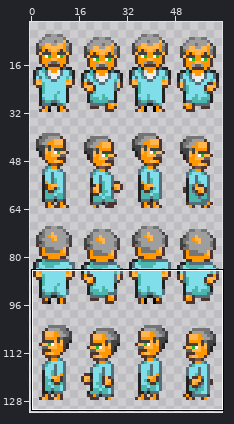
Edited in one commit: sprite sheet (Assets/Sprites/BAGJ_player.png). Above, an overview of the earlier version with the close-up marked.
Close-up. Before:
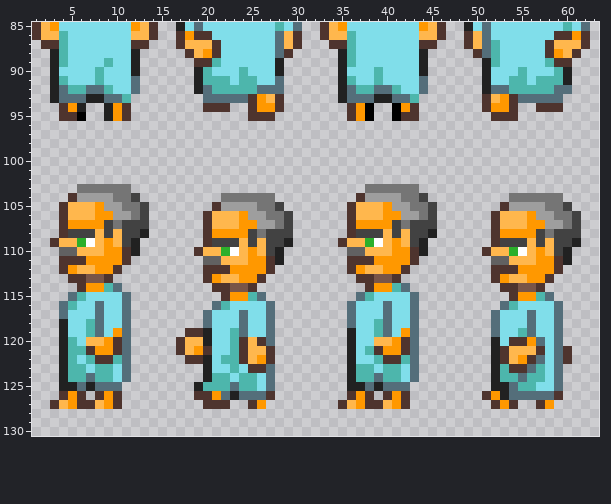
The file is 64x160 pixels. Shown: x 1..63, y 85..130. The wide view leaves out empty margins. The commit also changed other parts of the picture, which this record leaves out.
New version:
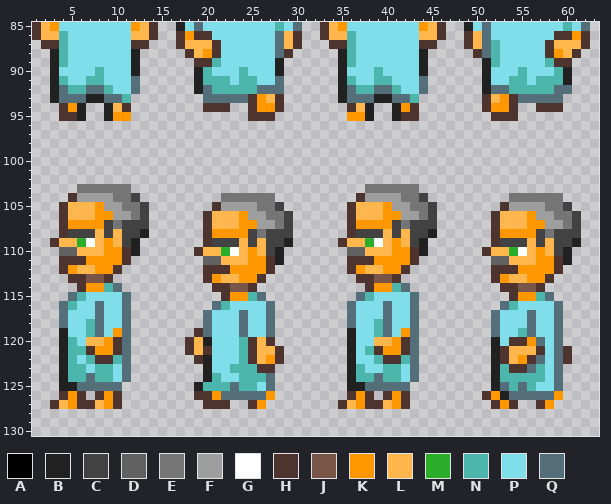
Palette (. is transparent): A #000000  B #212121  C #424242  D #616161  E #757575  F #9e9e9e  G #ffffff  H #4e342e  J #795548  K #ff9800  L #ffb74d  M #2baf2b  N #4db6ac  P #80deea  Q #546e7a
The edit:
y 89: x 9 N -> P
y 91: x 7 P -> N; x 40 P -> N
y 94: x 10 K -> L; x 37..38 KA -> LB; x 41 A -> B
y 95: x 6 A -> B; x 11 H -> K; x 36 H -> K; x 38 A -> B; x 41 A -> B
y 118: x 4 B -> Q
y 119: x 18 H -> .; x 20 B -> Q; x 23 N -> P
y 120: x 17..18 HL -> .H; x 23..27 NHLHQ -> PNHLH
y 121: x 17..19 HLK -> .HL; x 23..25 NHL -> PNH; x 27..28 H. -> LH
y 122: x 18 H -> .; x 22..28 NNHLKH. -> PPNHLKH
y 123: x 24..25 PH -> NN; x 27 Q -> H; x 38 N -> P
y 124: x 22 N -> P; x 26 P -> N; x 55 Q -> N
y 125: x 7 B -> Q; x 39 B -> Q; x 53..55 BQN -> QNQ
y 126: x 23 B -> Q; x 27 H -> K; x 59 H -> K
Boxes around the changes in both close-ups, in picture pixels (x1, y1, x2, y2):
changed: (77, 58, 131, 121)
changed: (347, 76, 401, 121)
changed: (59, 319, 68, 328)
changed: (176, 328, 284, 400)
changed: (365, 364, 383, 391)
changed: (500, 373, 563, 400)
changed: (86, 382, 95, 391)
